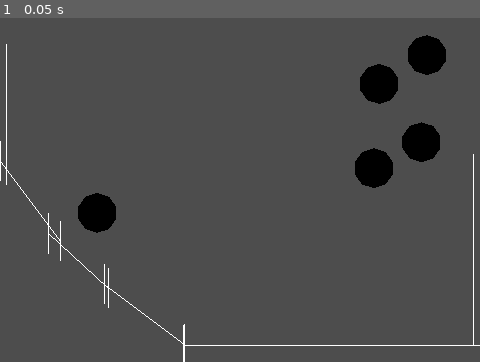
Above: before the commit, frame 1.
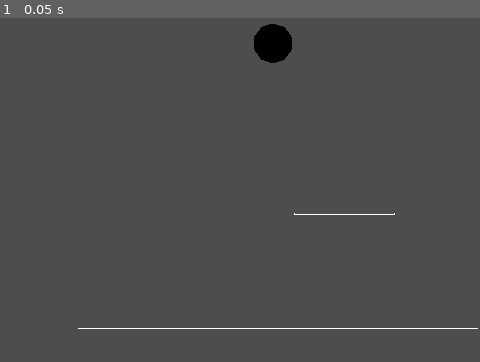
Above: after the commit, the same moment.

Repository: JyarlJung/Platformer
Game: Godot game, scene res://scenes/stage.tscn
The game is run twice, just before and just after one commit, with the same random seed, the same clock (stepped at 60 frames per second) and the same inputs.
Inputs:
- Up to frame 1 (0.05 s): no input

The runs differ from the first frame. In frame 1, 5.2% of the frame differs, in the area x 0-100%, y 1-100%.

Commit message:
0712 time scale added

Diff:
--- a/scenes/stage.tscn
+++ b/scenes/stage.tscn
@@ -1,14 +1,7 @@
-[gd_scene load_steps=7 format=3 uid="uid://8731dfk04tof"]
+[gd_scene load_steps=5 format=3 uid="uid://8731dfk04tof"]
 
 [ext_resource type="Script" path="res://scripts/Collider.gd" id="1_13icl"]
-[ext_resource type="Script" path="res://scripts/Entity.gd" id="1_t1jm3"]
 [ext_resource type="Script" path="res://scripts/Cha.gd" id="1_xh018"]
-
-[sub_resource type="SphereMesh" id="SphereMesh_k3pov"]
-radius = 0.2
-height = 0.4
-radial_segments = 8
-rings = 4
 
 [sub_resource type="StandardMaterial3D" id="StandardMaterial3D_j3q2q"]
 albedo_color = Color(1, 0, 0, 1)
@@ -30,25 +23,11 @@
 size = 4.8
 far = 100.0
 
-[node name="Ball" type="Node3D" parent="." node_paths=PackedStringArray("body")]
-transform = Transform3D(1, 0, 0, 0, 1, 0, 0, 0, 1, 1.81451, 0.397831, 0)
-script = ExtResource("1_t1jm3")
-friction = 0.1
-body = NodePath("Collider")
-
-[node name="Collider" type="Node3D" parent="Ball" node_paths=PackedStringArray("root_node")]
-script = ExtResource("1_13icl")
-root_node = NodePath("..")
-width = 0.2
-layer = 17
-mask = 16
-
-[node name="MeshInstance3D" type="MeshInstance3D" parent="Ball"]
-mesh = SubResource("SphereMesh_k3pov")
-
 [node name="Cha" type="Node3D" parent="." node_paths=PackedStringArray("body")]
-transform = Transform3D(1, 0, 0, 0, 1, 0, 0, 0, 1, -1.42796, -0.308809, 0)
+transform = Transform3D(1, 0, 0, 0, 1, 0, 0, 0, 1, 0.329448, 1.3863, 0)
 script = ExtResource("1_xh018")
+max_speed = 2.5
+jump_force = 4.5
 friction = 0.3
 is_friction_onair = true
 is_sticky = true
@@ -64,103 +43,18 @@
 mesh = SubResource("SphereMesh_pbyeq")
 
 [node name="Collider" type="Node3D" parent="."]
-transform = Transform3D(1, 0, 0, 0, 1, 0, 0, 0, 1, -2.33626, 0.673668, 0)
+transform = Transform3D(1, 0, 0, 0, 1, 0, 0, 0, 1, 0.379026, -1.46014, 0)
 script = ExtResource("1_13icl")
-points = Array[Vector3]([Vector3(0, -0.5, 0), Vector3(0, 0.5, 0)])
-width = 0.2
+points = Array[Vector3]([Vector3(-2, 0, 0), Vector3(2, 0, 0)])
 layer = 16
 mask = 0
 _is_hull_rect = true
 
 [node name="Collider2" type="Node3D" parent="."]
-transform = Transform3D(1, 0, 0, 0, 1, 0, 0, 0, 1, 0.938613, -1.63502, 0)
+transform = Transform3D(1, 0, 0, 0, 1, 0, 0, 0, 1, 1.04764, -0.822511, 0)
 script = ExtResource("1_13icl")
-points = Array[Vector3]([Vector3(-1.5, 0, 0), Vector3(1.5, 0, 0)])
-width = 0.2
+points = Array[Vector3]([Vector3(0.5, 0.5, 0), Vector3(-0.5, 0.5, 0)])
+width = 0.01
 layer = 16
 mask = 0
 _is_hull_rect = true
-
-[node name="Collider3" type="Node3D" parent="."]
-transform = Transform3D(1, 0, 0, 0, 1, 0, 0, 0, 1, -2.0987, -0.188701, 0)
-script = ExtResource("1_13icl")
-points = Array[Vector3]([Vector3(-0.3, 0.4, 0), Vector3(0.3, -0.4, 0)])
-width = 0.2
-layer = 16
-mask = 0
-_is_hull_rect = true
-
-[node name="Collider4" type="Node3D" parent="."]
-transform = Transform3D(1, 0, 0, 0, 1, 0, 0, 0, 1, -1.61273, -0.766835, 0)
-script = ExtResource("1_13icl")
-points = Array[Vector3]([Vector3(-0.3, 0.25, 0), Vector3(0.3, -0.3, 0)])
-width = 0.2
-layer = 16
-mask = 0
-_is_hull_rect = true
-
-[node name="Collider5" type="Node3D" parent="."]
-transform = Transform3D(1, 0, 0, 0, 1, 0, 0, 0, 1, -0.95919, -1.32402, 0)
-script = ExtResource("1_13icl")
-points = Array[Vector3]([Vector3(-0.4, 0.3, 0), Vector3(0.4, -0.3, 0)])
-width = 0.2
-layer = 16
-mask = 0
-_is_hull_rect = true
-
-[node name="Collider6" type="Node3D" parent="."]
-transform = Transform3D(1, 0, 0, 0, 1, 0, 0, 0, 1, 2.3349, -0.925373, 0)
-script = ExtResource("1_13icl")
-points = Array[Vector3]([Vector3(0, -0.5, 0), Vector3(0, 1, 0)])
-width = 0.2
-layer = 16
-mask = 0
-_is_hull_rect = true
-
-[node name="Ball2" type="Node3D" parent="." node_paths=PackedStringArray("body")]
-transform = Transform3D(1, 0, 0, 0, 1, 0, 0, 0, 1, 1.86746, 1.26904, 0)
-script = ExtResource("1_t1jm3")
-friction = 0.1
-body = NodePath("Collider")
-
-[node name="Collider" type="Node3D" parent="Ball2" node_paths=PackedStringArray("root_node")]
-script = ExtResource("1_13icl")
-root_node = NodePath("..")
-width = 0.2
-layer = 17
-mask = 16
-
-[node name="MeshInstance3D" type="MeshInstance3D" parent="Ball2"]
-mesh = SubResource("SphereMesh_k3pov")
-
-[node name="Ball3" type="Node3D" parent="." node_paths=PackedStringArray("body")]
-transform = Transform3D(1, 0, 0, 0, 1, 0, 0, 0, 1, 1.33799, 0.137911, 0)
-script = ExtResource("1_t1jm3")
-friction = 0.1
-body = NodePath("Collider")
-
-[node name="Collider" type="Node3D" parent="Ball3" node_paths=PackedStringArray("root_node")]
-script = ExtResource("1_13icl")
-root_node = NodePath("..")
-width = 0.2
-layer = 17
-mask = 16
-
-[node name="MeshInstance3D" type="MeshInstance3D" parent="Ball3"]
-mesh = SubResource("SphereMesh_k3pov")
-
-[node name="Ball4" type="Node3D" parent="." node_paths=PackedStringArray("body")]
-transform = Transform3D(1, 0, 0, 0, 1, 0, 0, 0, 1, 1.39094, 0.980244, 0)
-script = ExtResource("1_t1jm3")
-friction = 0.1
-body = NodePath("Collider")
-
-[node name="Collider" type="Node3D" parent="Ball4" node_paths=PackedStringArray("root_node")]
-script = ExtResource("1_13icl")
-root_node = NodePath("..")
-width = 0.2
-layer = 17
-mask = 16
-
-[node name="MeshInstance3D" type="MeshInstance3D" parent="Ball4"]
-mesh = SubResource("SphereMesh_k3pov")
--- a/scripts/Cha.gd
+++ b/scripts/Cha.gd
@@ -5,6 +5,8 @@
 @export_range(0.0,2.0,0.01) var accel:float = 0.5
 @export var max_speed:float = 3.0
 @export var jump_force:float = 5.0
+
+
 
 # Called when the node enters the scene tree for the first time.
 func _ready():
@@ -14,11 +16,16 @@
 # Called every frame. 'delta' is the elapsed time since the previous frame.
 func _process(delta):
 	if Input.is_key_pressed(KEY_RIGHT):
-		if time_scaled_float(max_speed) > move_vec.dot(slide_vector):
-			slide_x(accel)
+		if max_speed > move_vec.dot(slide_vector):
+			slide(accel)
 	if Input.is_key_pressed(KEY_LEFT):
-		if time_scaled_float(max_speed) > move_vec.dot(-slide_vector):
-			slide_x(-accel)
+		if max_speed > move_vec.dot(-slide_vector):
+			slide(-accel)
 	if Input.is_key_pressed(KEY_SPACE) and on_air==false:
-		move_vec.y = time_scaled_float(jump_force)
+		move_vec.y = jump_force
+
+	if Input.is_key_pressed(KEY_SHIFT):
+		Global.set_time_scale(max(0.2,get_time_scale()-0.1))
+	else:
+		Global.set_time_scale(min(1.0,get_time_scale()+0.05))
 	super(delta)
--- a/scripts/Collider.gd
+++ b/scripts/Collider.gd
@@ -64,13 +64,13 @@
 	return null
 
 func hit_test_all(layer_mask:int=-1)-> Array[Collision]:
-	var res:Array[Collision] = []
+	var res:Array[Collision]
 	if layer_mask==-1: layer_mask=mask
 	else: layer_mask = 1 << layer_mask
 
 	for i in Global.bit_flags_to_index(layer_mask):
-		for collider in get_tree().get_nodes_in_group(_LAYER_NAMES[i]):
-			if collider == self || collider.visible == false: continue
+		for collider in get_tree().get_nodes_in_group(_LAYER_NAMES[i]) as Array[Collider]:
+			if collider == self or collider.is_visible_in_tree() == false: continue
 			var hit = hit_test(collider)
 			if hit != null: res.push_back(hit)
 	return res
--- a/scripts/Entity.gd
+++ b/scripts/Entity.gd
@@ -28,81 +28,78 @@
 	return vec
 
 func move(speed:Vector3)->void:
-	move_vec += time_scaled_vec(speed)
+	move_vec += get_time_scale() * speed
 
 func move_forward(speed:float)->void:
 	move(Entity.rot_to_vec(global_rotation_degrees.z) * speed)
 
-func slide_x(speed:float)->void:
-	if abs(slide_vector.x) > abs(slide_vector.y):
+func slide(speed:float)->void:
+	if abs(slide_vector.y) < 0.5:
 		move(slide_vector * speed)
 
-func time_scaled_vec(vec:Vector3)->Vector3:
-	var scaled:float
+func get_time_delta()->float:
+	if time_scaled: return Global.get_time_delta()
+	else: return Global.get_time_delta_fixed()
 
-	if time_scaled: scaled = Global.get_time_delta()
-	else: scaled = Global.get_time_delta_fixed()
+func get_time_scale()->float:
+	if time_scaled: return Global.time_scale
+	else: return 1.0
 
-	return vec * scaled
-
-func time_scaled_float(value:float)->float:
-	var scaled:float
-
-	if time_scaled: scaled = Global.get_time_delta()
-	else: scaled = Global.get_time_delta_fixed()
-
-	return value * scaled
 
 func trans(vec:Vector3)->void:
-	translate(time_scaled_vec(vec))
+	translate(vec * get_time_delta())
 
 func trans_forward(speed:float)->void:
 	trans(Entity.rot_to_vec(global_rotation_degrees.z) * speed)
 
-func rotate_entity(degree:float)->void:
+func rot(degree:float)->void:
 	if time_scaled: rotate_z(degree * Gb.time_scale)
 	else: rotate_z(degree)
 
-func scale_entity(vec:Vector3)->void:
+func scl(vec:Vector3)->void:
 	var scale_vec:Vector3
 	if time_scaled: scale_vec = vec * Gb.time_scale
 	else: scale_vec = vec
 	scale_object_local(scale_vec)
 
 func _frict(value:float)->void:
-	var friction_vector:Vector3 = time_scaled_vec(slide_vector * sign(move_vec.x) * value)
+	var friction_vector:Vector3 = slide_vector * sign(move_vec.x)
+	friction_vector *= value * get_time_scale()
 	if abs(move_vec.x) < abs(friction_vector.x):
 		move_vec.x=0.0
 	elif abs(friction_vector.x) > abs(friction_vector.y):
 		move_vec-=friction_vector
 
+func _collide(collision:Collider.Collision)->void:
+	var bounce_arrow:Vector3 = collision.point.normalized()
+	var collision_width:float = min(collision.point.length() - body.width, move_vec.length())
+	var bounce:Vector3 = bounce_arrow * collision_width
+	if bounce_arrow.y < -0.5 :
+		on_air=false
+		slide_vector = bounce_arrow
+	elif bounce_arrow.y < abs(slide_vector.y):
+		slide_vector = bounce_arrow
+	if is_sticky:
+		translate(Entity.arrow_to_quater(bounce))
+	else:
+		translate(bounce)
+	move_vec += bounce / get_time_delta()
 func _ready():
 	pass
 
 func _process(_delta):
-	translate(move_vec)
-
-	move(Vector3.DOWN * Gb.gravity)
+	if is_visible_in_tree() == false: return
+	trans(move_vec)
+	move(Vector3.DOWN * Global.gravity)
+	if body != null:
+		on_air=true
+		slide_vector=Vector3.DOWN
+		for collision in body.hit_test_all():
+			_collide(collision)
+		slide_vector=slide_vector.cross(Vector3.FORWARD)
 	if friction < 0 :
 		if gravity_scale == 0 : move_vec *= 0.0
 		else: move_vec *= Vector3.UP
-	if body != null:
-		on_air=true
-		slide_vector=Vector3.RIGHT
-		var bounce:Vector3
-		for collision in body.hit_test_all():
-			var bounce_arrow:Vector3 = collision.point.normalized()
-			var collision_width:float = collision.point.length() - body.width
-			bounce = bounce_arrow * collision_width
-			if abs(bounce_arrow.y)>abs(bounce_arrow.x) :
-				on_air=false
-			if is_sticky:
-				translate(arrow_to_quater(bounce))
-			else:
-				translate(bounce)
-
-			slide_vector = bounce_arrow.rotated(Vector3.BACK,PI*0.5)
-			move_vec += bounce
-		if friction > 0:
-			if is_friction_onair: _frict(friction)
-			elif on_air == false : _frict(friction)
+	else:
+		if is_friction_onair: _frict(friction)
+		elif on_air == false : _frict(friction)
--- a/scripts/Global.gd
+++ b/scripts/Global.gd
@@ -7,10 +7,10 @@
 static var _time_fixed:float = 0.0
 static var _time_delta:float = 0.0
 static var _time_delta_fixed:float = 0.0
+static var time_scale:float=1.0
 
 var is_draw_debug:bool = true
-var gravity:float =0.2
-var time_scale:float=0.1
+static var gravity:float =0.15
 
 var _debug_mesh:MeshInstance3D = MeshInstance3D.new()
 var _debug_material:StandardMaterial3D=StandardMaterial3D.new()
@@ -36,6 +36,11 @@
 
 static func get_time_delta_fixed()->float:
 	return _time_delta_fixed
+
+static func set_time_scale(value:float)->float:
+	value = clamp(value,0.0,4.0)
+	time_scale=value
+	return value
 
 func draw_debug()->void:
 	var mesh:ImmediateMesh = _debug_mesh.mesh as ImmediateMesh
Not shown, changed: icon.svg.import
